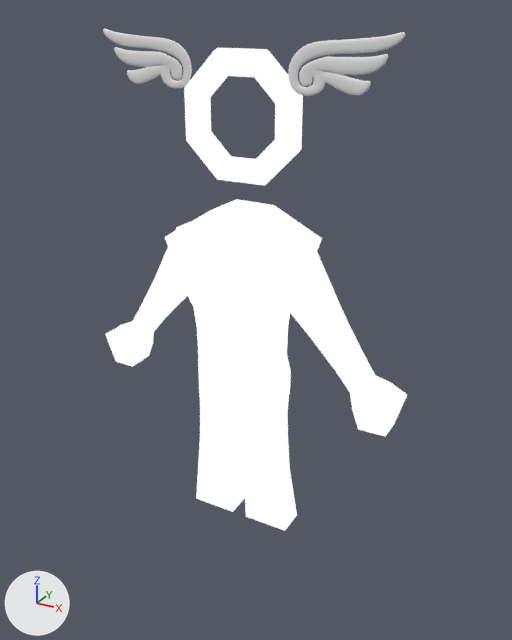
A saved change to the Blender file platformer-game/assets/models/player/player.blend.
Camera for both pictures: a 50 mm lens placed at (0.975, -1.635, 1.748), pointed at (0.042, 0.061, 0.9). The lights are fixed; the arrows at lower left show +X, +Y and +Z. The picture after the commit comes second.

In view in the first picture: 'arms', 'hands', 'head', 'legs', 'torso', 'wings'.
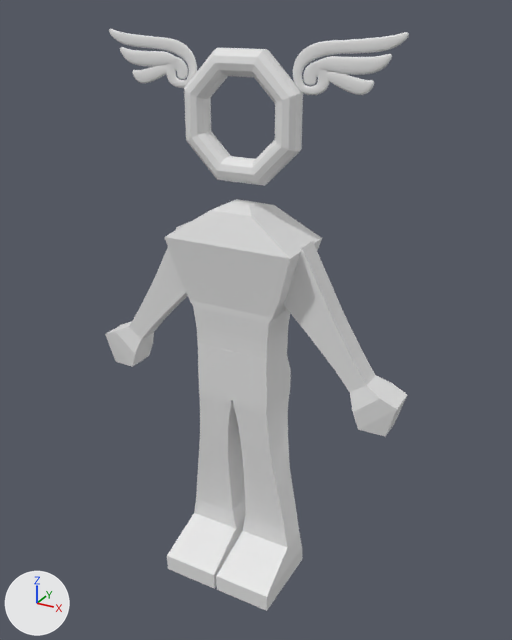
The change, as a list of edits to the scene's bpy script:
```text
Change mat_circlehead_v1:
    mat_circlehead_v1: emission_material('circlehead v1') -> principled_material('circlehead v1')
    mat_circlehead_v1.base_color: (1.0, 1.0, 1.0) -> (0.8, 0.8, 0.8)  # white #ffffff -> white #e7e7e7
    mat_circlehead_v1.roughness: 0.5 -> 0.4
    add mat_circlehead_v1.specular_tint = (0.8, 0.8, 0.8)  # white #e7e7e7
Change ob_feet:
    remove ob_feet.hide_render = True
Change ob_wings:
    ob_wings.location: (0.0, 0.0, 0.0) -> (-0.001, 0.027, -0.001)
```

Where the change shows, as pixel boxes (x1, y1, x2, y2) in the pictures (512 x 640 px):
'torso', surface changed (darker): (165, 199, 322, 365) in both
'legs', surface changed (darker): (196, 343, 297, 531) in both
'feet', shown: after (167, 498, 303, 611)
'head', surface changed (darker): (184, 48, 303, 186) in both
'wings', moved: before (103, 29, 405, 96); after (109, 29, 409, 95)
'arms', surface changed (darker): (129, 222, 375, 392) in both
'hands', surface changed: (105, 321, 407, 437) in both
